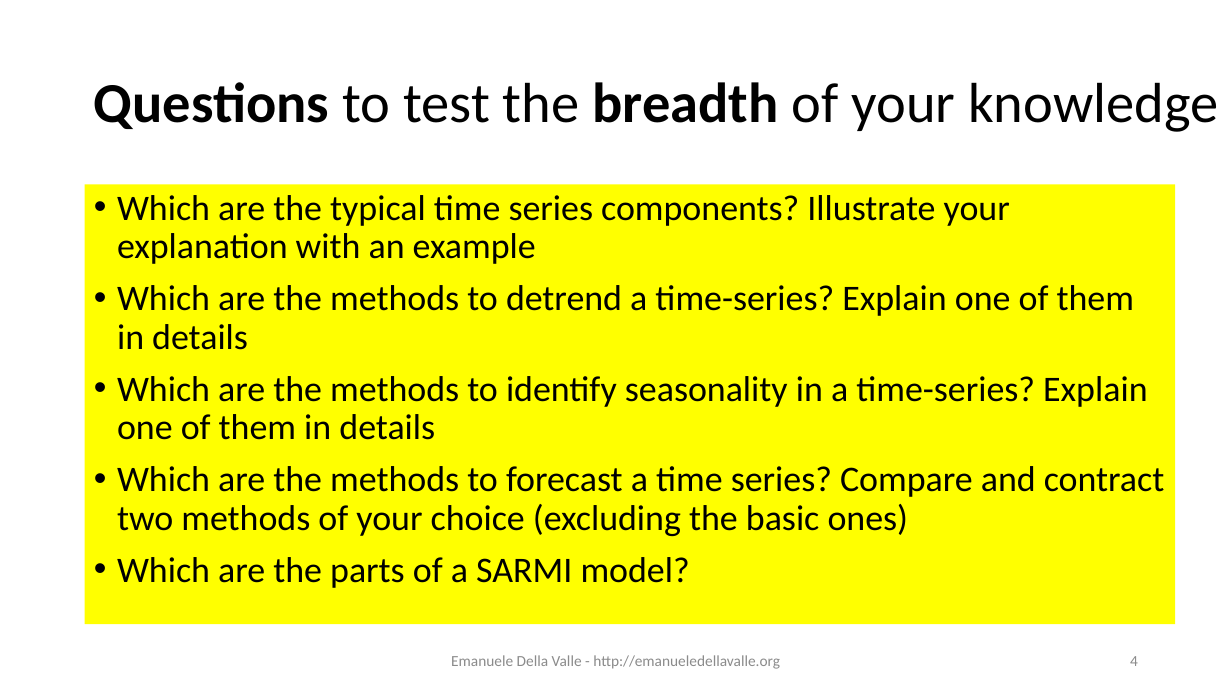
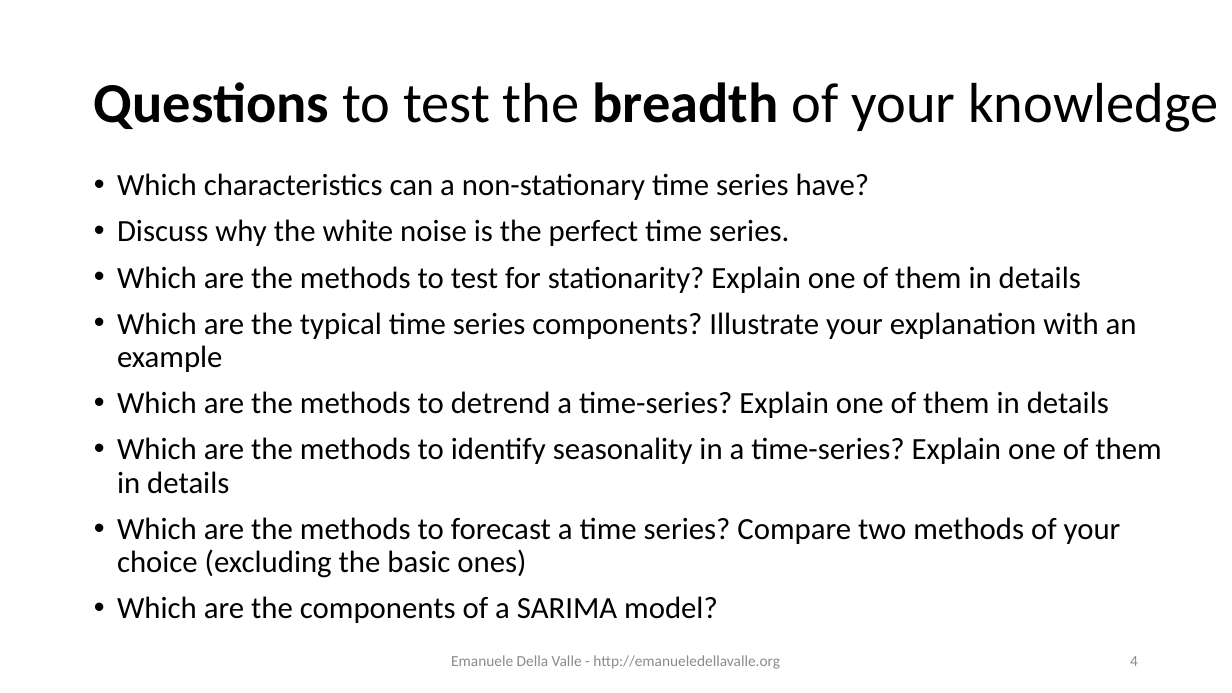
Before and after one commit to eugeniovaretti/streaming-data-analytics, a slide deck: slide 4 of lectures/11_SDS_exam-preview/11_Streaming-Data-Science_exam-preview.pptx. Drawn at 1232x693 pixels with LibreOffice and Linux fonts; fonts in the diff are those of the drawing. Boxes give left, top, right and bottom in pixels: in the first picture for what was removed or moved away, otherwise in the second. Text is boxed around its words. In the diff, an @@ line names an element or a change of style, - is before the commit and + after.

```diff
--- a/lectures/11_SDS_exam-preview/11_Streaming-Data-Science_exam-preview.pptx
+++ b/lectures/11_SDS_exam-preview/11_Streaming-Data-Science_exam-preview.pptx
@@ text "Which characteristics can a non-stationary ...": place and size @@
-text "Which characteristics can a non-stationary ..." at box(85, 185, 1176, 625)
+text "Which characteristics can a non-stationary ..." at box(117, 173, 1161, 623)
@@ text "Which characteristics can a non-stationary ..." at box(117, 173, 1161, 623): fill #FFFF00 to none @@
@@ text at box(117, 173, 1081, 293): paragraphs added @@
+• Which characteristics can a non-stationary time series have?
+• Discuss why the white noise is the perfect time series.
+• Which are the methods to test for stationarity? Explain one of them in details
@@ text at box(117, 312, 1161, 494): size 28 to 24.1 pt in "Which are the typical time series components? ...", "Which are the methods to detrend a ...", "Which are the methods to identify seasonality ..." @@
@@ text at box(117, 517, 1121, 623): text changed; size 28 to 24.1 pt @@
-• Which are the methods to forecast a time series? Compare and contract two methods of your choice (excluding the basic ones)
-• Which are the parts of a SARMI model?
+• Which are the methods to forecast a time series? Compare two methods of your choice (excluding the basic ones)
+• Which are the components of a SARIMA model?
```
Also in this commit, not shown: 7 other slides changed, 3 slides added.
